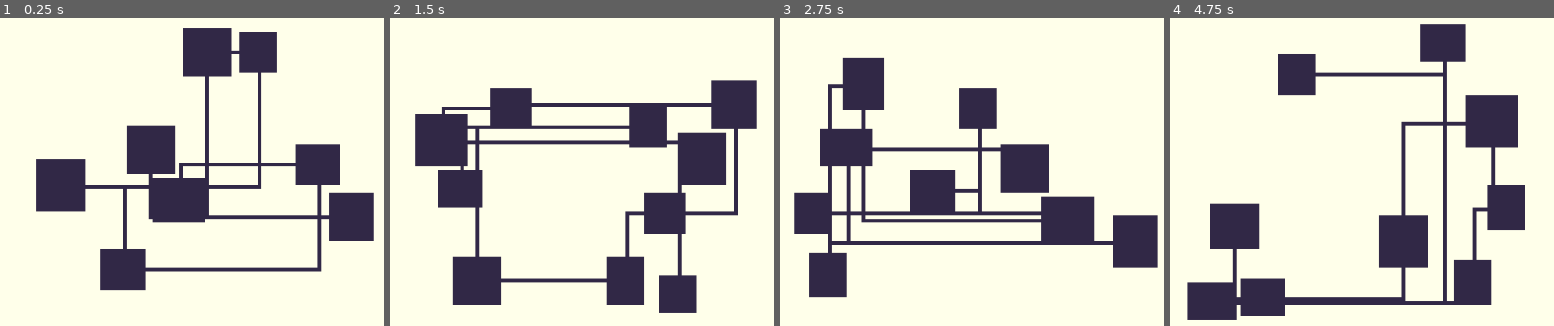
Above: before the commit, frames 1-4 (left to right).
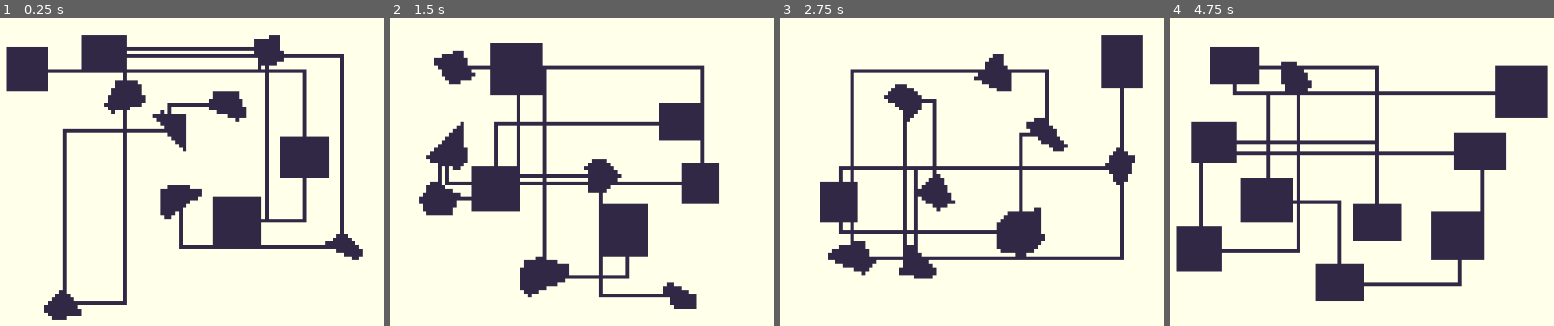
Above: after the commit, the same moments.

Repository: mc-carthy/gdPcg
Game: Godot game, scene res://BasicDungeon/BasicDungeon.tscn
The game is run twice, just before and just after one commit, with the same random seed, the same clock (stepped at 60 frames per second) and the same inputs.
Inputs:
- Up to frame 1 (0.25 s): no input
- Up to frame 2 (1.5 s): tap Enter (ui_accept) at 0.5, 0.77, 1.25 s
- Up to frame 3 (2.75 s): tap Enter (ui_accept) at 1.52, 2 s
- Up to frame 4 (4.75 s): tap Enter (ui_accept) at 2.75, 3.02, 3.5, 3.77, 4.25, 4.52 s

The runs differ from the first frame. In frame 1, 27% of the frame differs, in the area x 1-98%, y 3-99%; in frame 2, 29%; in frame 3, 29%; in frame 4, 35%, in the area x 1-99%, y 1-99%.

Commit message:
Add organically shaped rooms

Diff:
--- a/BasicDungeon/BasicDungeon.gd
+++ b/BasicDungeon/BasicDungeon.gd
@@ -1,4 +1,6 @@
 extends Node2D
+
+const FACTOR: float = 0.125
 
 export var level_size: Vector2 = Vector2(100, 80)
 export var rooms_size: Vector2 = Vector2(10, 14)
@@ -40,7 +42,7 @@
 		if _intersects(room, rooms):
 			continue
 
-		_add_room(data, rooms, room)
+		_add_room(rng, data, rooms, room)
 		if rooms.size() > 1:
 			var room_previous: Rect2 = rooms[-2]
 			_add_connection(rng, data, room_previous, room)
@@ -54,11 +56,40 @@
 	var y: int = rng.randi_range(0, level_size.y - height - 1)
 	return Rect2(x, y, width, height)
 
-func _add_room(data: Dictionary, rooms: Array, room: Rect2) -> void:
+func _add_room(rng: RandomNumberGenerator, data: Dictionary, rooms: Array, room: Rect2) -> void:
 	rooms.push_back(room)
-	for x in range(room.position.x, room.end.x):
-		for y in range(room.position.y, room.end.y):
-			data[Vector2(x, y)] = null
+	if rng.randi_range(0, 1) == 0:
+		for x in range(room.position.x, room.end.x):
+			for y in range(room.position.y, room.end.y):
+				data[Vector2(x, y)] = null
+	else:
+		var unit: Vector2 = FACTOR * rooms_size
+		var order := [
+			room.grow_individual(-unit.x, 0, -unit.x, unit.y - room.size.y),
+			room.grow_individual(unit.x - room.size.x, -unit.y, 0, -unit.y),
+			room.grow_individual(-unit.x, unit.y - room.size.y, -unit.x, 0),
+			room.grow_individual(0, -unit.y, unit.x - room.size.x, -unit.y)
+		]
+		var poly := []
+		for index in range(order.size()):
+			var rect: Rect2 = order[index]
+			var is_even := index % 2 == 0
+			var poly_partial := []
+			for r in range(rng.randi_range(1, 2)):
+				poly_partial.push_back(Vector2(
+					rng.randf_range(rect.position.x, rect.end.x),
+					rng.randf_range(rect.position.y, rect.end.y)
+				))
+			poly_partial.sort_custom(self, "_lessv_x" if is_even else "_lessv_y")
+			if index > 1:
+				poly_partial.invert()
+			poly += poly_partial
+
+		for x in range(room.position.x, room.end.x):
+			for y in range(room.position.y, room.end.y):
+				var point := Vector2(x, y)
+				if Geometry.is_point_in_polygon(point, poly):
+					data[point] = null
 
 func _intersects(room: Rect2, rooms: Array) -> bool:
 	var intersecting: bool = false
@@ -85,3 +116,9 @@
 			Vector2.AXIS_X: point = Vector2(t, constant)
 			Vector2.AXIS_Y: point = Vector2(constant, t)
 		data[point] = null
+
+func _lessv_x(v1: Vector2, v2: Vector2) -> bool:
+	return v1.x < v2.x
+
+func _lessv_y(v1: Vector2, v2: Vector2) -> bool:
+	return v1.y < v2.y
